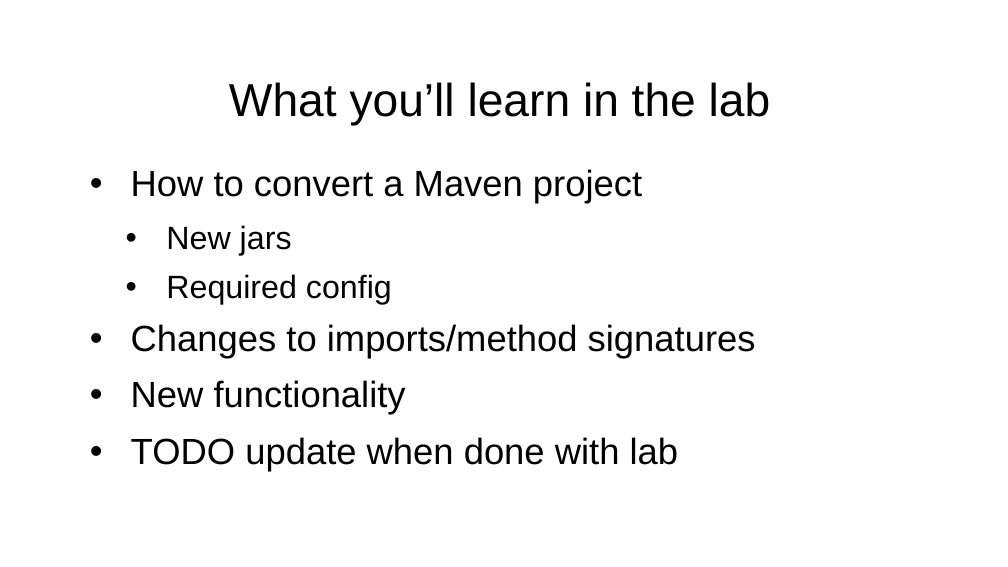
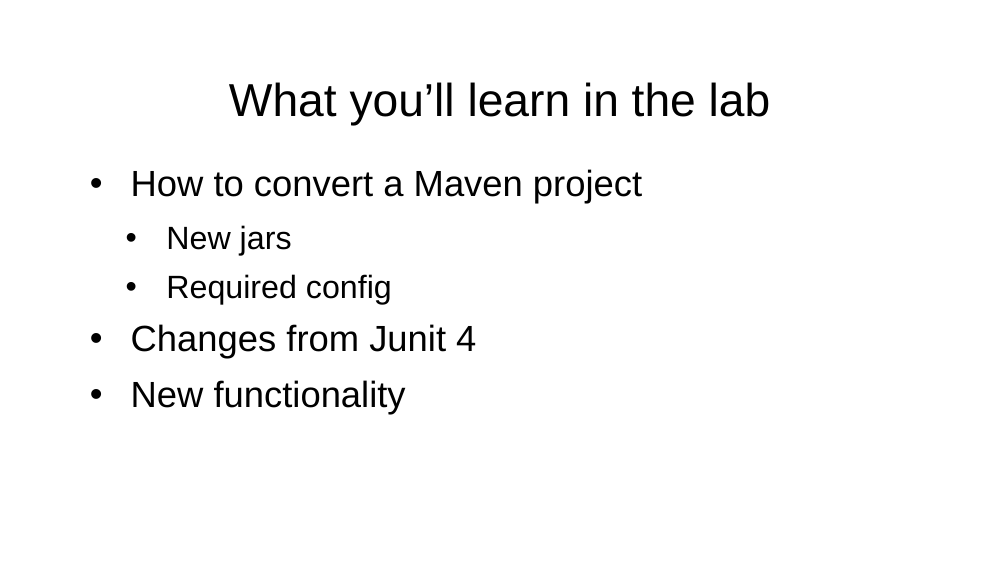
Before and after one commit to boyarsky/JavaOne2017-HOL-JUnit5, a slide deck: slide 6 of JUnit 5 HOL Intro Presentation.ppt (slide 5 before the commit). Drawn at 1008x567 pixels with LibreOffice and Linux fonts; fonts in the diff are those of the drawing; background and template pictures are left out. Boxes give left, top, right and bottom in pixels: in the first picture for what was removed or moved away, otherwise in the second. Text is boxed around its words. In the diff, an @@ line names an element or a change of style, - is before the commit and + after.

```diff
--- a/JUnit 5 HOL Intro Presentation.ppt
+++ b/JUnit 5 HOL Intro Presentation.ppt
@@ text at (131,324,476,358): text changed @@
-• Changes to imports/method signatures
+• Changes from Junit 4
@@ text at (131,437,679,472): paragraph removed @@
-• TODO update when done with lab
```
Also in this commit, not shown: 1 slide added.
